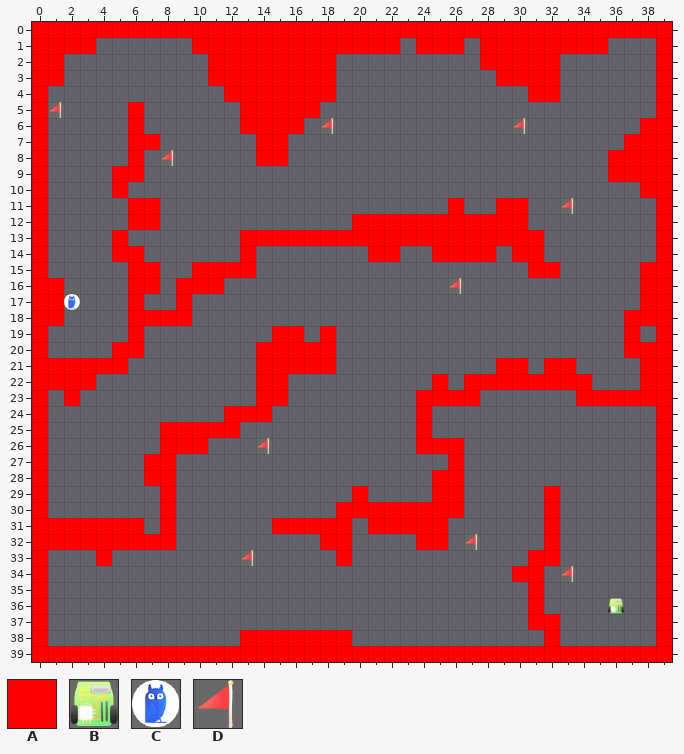
Two states of a Tiled map (JSON), src/map/level_4.tmj. The picture above is the old version.
Cells are 64x64 px. Shown: x 0..39, y 0..39.
Key: from "tile": A 0, B 5, C 6, D 7.
_ is an empty cell.
Layer "Tile Layer 1" before, first column x 0:
 0 AAAAAAAAAAAAAAAAAAAAAAAAAAAAAAAAAAAAAAAA
 1 AAAA______AAAAAAAAAAAAA_AAA_AAAAAAAA___A
 2 AA_________AAAAAAAA_________AAAAA______A
 3 AA_________AAAAAAAA__________AAAA______A
 4 A___________AAAAAAA____________AA______A
 5 AD____A______AAAAA_____________________A
 6 A_____A______AAAA_D___________D_______AA
 7 A_____AA______AA_____________________AAA
 8 A_____A_D_____AA____________________AAAA
 9 A____AA_____________________________AAAA
10 A____A________________________________AA
11 A_____AA__________________A__AA__D_____A
12 A_____AA____________AAAAAAAAAAA________A
13 A____A_______AAAAAAAAAAAAAAAAAAA_______A
14 A____AA______A_______AA__AAAA_AA_______A
15 A_____AA__AAAA_________________AA_____AA
16 AA____AA_AAA______________D___________AA
17 AAC___A__A____________________________AA
18 AA____AAAA___________________________AAA
19 A_____A________AA_A__________________A_A
20 A____AA_______AAAAA__________________AAA
21 AAAAAA________AAAAA__________AA_AA____AA
22 AAAA__________AA_________A_AAAAAAAA___AA
23 A_A___________AA________AAAA______AAAAAA
24 A___________AAA_________A______________A
25 A_______AAAAA___________A______________A
26 A_______AAA___D_________AAA____________A
27 A______AA_________________A____________A
28 A______AA________________AA____________A
29 A_______A___________A____AA_____A______A
30 A_______A__________AAAAAAAA_____A______A
31 AAAAAAA_A______AAAAA_AAAAA______A______A
32 AAAAAAAAA_________AA____AA_D____A______A
33 A___A________D_____A___________AA______A
34 A_____________________________AA_D_____A
35 A______________________________A_______A
36 A______________________________A____B__A
37 A______________________________AA______A
38 A____________AAAAAAA____________A______A
39 AAAAAAAAAAAAAAAAAAAAAAAAAAAAAAAAAAAAAAAA
New version:
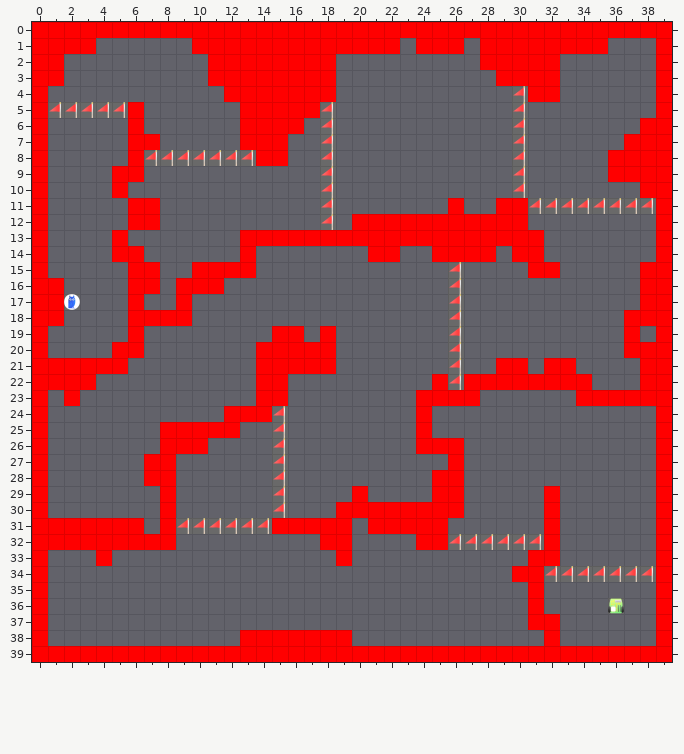
Changes in this commit:
Layer "Tile Layer 1":
Tile A now appears in row 7 at x 13.
Tile D now appears in row 4 at x 30; in row 5 at x 2 to 5, 18 and 30; in row 7 at x 18 and 30; in row 8 at x 7, 9 to 13, 18 and 30; in rows 9 to 10 at x 18 and 30; in row 11 at x 18, 31 to 32 and 34 to 38.
Tile D now appears in row 12 at x 18; in row 15 at x 26; in rows 17 to 22 at x 26; in rows 24 to 30 at x 15; in row 31 at x 9 to 14; in row 32 at x 26 and 28 to 31.
Tile D now appears in row 34 at x 32 and 34 to 38.
The edit erases tile D in row 26 at x 14; in row 33 at x 13.
